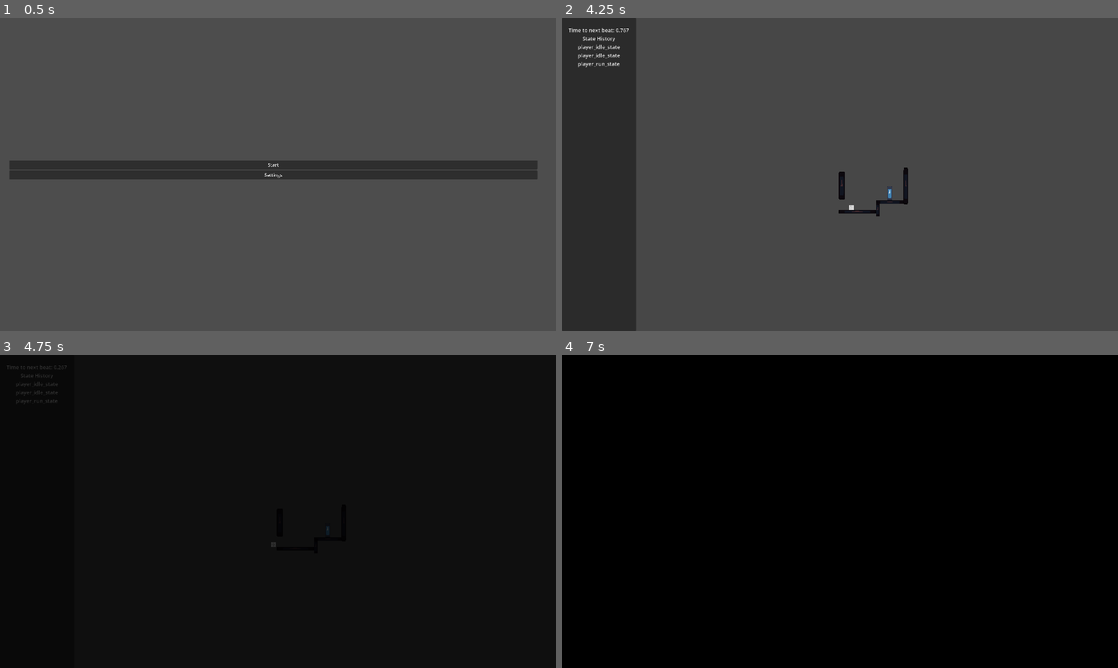
Above: before the commit, frames 1-4 (two rows, left to right).
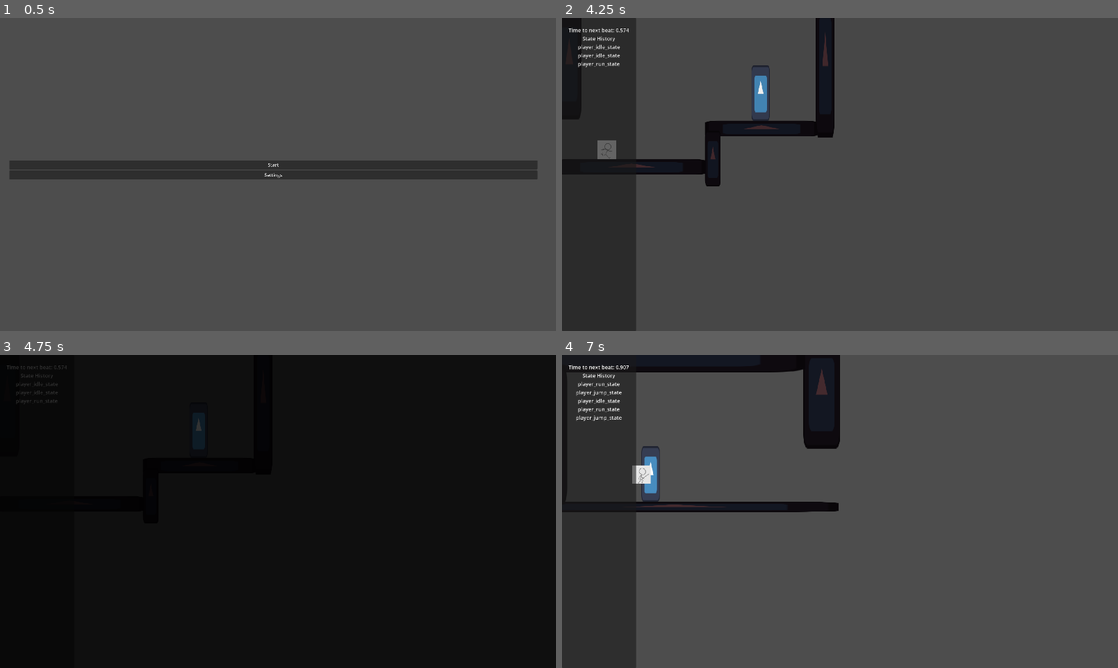
Above: after the commit, the same moments.

Repository: veggie-works/star-gazer
Game: Godot game, scene res://scenes/main.tscn
Same seed, same stepped clock (60 frames per second), same inputs: the game is played once before the commit and once after it. The engine's default icon, where the game draws it, is replaced by a stand-in: a white triangle on a blue panel in a dark square. Sound files missing from this copy of the repository are replaced by a short silence.
Inputs (mouse positions are in pixels of both pictures, inside the frame that each line leads up to):
- Up to frame 1 (0.5 s): no input
- Up to frame 2 (4.25 s): click "Start" at 0.5 s; tap Enter at 1.25 s; move the mouse to (962, 158) at 1.27 s; hold Right (move_right) 1.28-2.03 s; hold X (attack) 1.28-2.03 s; click (962, 158) at 1.42 s; tap Z (jump) at 1.52, 2.27, 3.77 s; tap Shift (dash) at 1.55, 2.1, 3.05, 3.6 s; move the mouse to (728, 190) at 2.02 s; hold Left (move_left) 2.03-2.78 s; tap X (attack) at 2.3, 3.8 s; move the mouse to (895, 105) at 2.77 s; hold X (attack) 2.78-3.53 s; hold Right (move_right) from 2.78 s (still down); move the mouse to (812, 237) at 3.52 s; click (812, 237) at 3.67 s
- Up to frame 3 (4.75 s): move the mouse to (444, 558) at 4.27 s; release Right (move_right) at 4.28 s; hold Left (move_left) from 4.28 s (still down); hold X (attack) from 4.28 s (still down); tap Z (jump) at 4.52 s; tap Shift (dash) at 4.55 s
- Up to frame 4 (7 s): move the mouse to (673, 464) at 5.02 s; release X (attack) at 5.03 s; tap Shift (dash) at 5.1, 6.05, 6.6 s; tap Z (jump) at 5.27, 6.77 s; tap X (attack) at 5.3, 6.8 s; move the mouse to (867, 511) at 5.77 s; hold X (attack) 5.78-6.53 s; click (867, 511) at 5.92 s; move the mouse to (756, 433) at 6.52 s; release Left (move_left) at 6.53 s; hold Right (move_right) from 6.53 s (still down)

Frame 1 is identical in both runs. In frame 2, 5.0% of the frame differs, in the area x 0-63%, y 0-64%; in frame 3, less than 0.1%; in frame 4, 97%, in the area x 0-100%, y 0-100%.

Commit message:
Color key shader, beat manager logic moved to audio manager

Diff:
--- a/project.godot
+++ b/project.godot
@@ -23,7 +23,6 @@
 SceneManager="*res://scenes/autoload/scene_manager/scene_manager.tscn"
 UIManager="*res://scenes/ui/ui_manager.tscn"
 AudioManager="*res://scenes/audio/audio_manager.tscn"
-BeatManager="*res://scenes/autoload/beat_manager/beat_manager.tscn"
 
 [display]
 
--- a/resources/music_tracks/level1.tres
+++ b/resources/music_tracks/level1.tres
@@ -4,6 +4,7 @@
 [ext_resource type="Script" path="res://scenes/audio/music_track.gd" id="1_yy4au"]
 
 [resource]
+resource_local_to_scene = true
 script = ExtResource("1_yy4au")
 bpm = 90
 music_clip = ExtResource("1_t272k")
--- a/resources/shaders/blur.gdshader
+++ b/resources/shaders/blur.gdshader
@@ -10,8 +10,7 @@
 uniform float blur_radius: hint_range(1, 15) = 1;
 
 // Calculates the Gaussian of the given x and y
-float gaussian(float x, float y)
-{
+float gaussian(float x, float y) {
 	float sigma_squared = sigma * sigma;
 	float amplitude = 1.0 / (TAU * sigma_squared);
 	float exponent = -((x * x) + (y * y)) / (2.0 * sigma_squared);
@@ -33,15 +32,12 @@
 	return color;
 }
 
-void fragment()
-{
+void fragment() {
 	float total_weight = 0.0;
 	vec4 color = vec4(0.0);
 
-	for (float x = -(blur_radius - 1.0) / 2.0; x <= (blur_radius - 1.0) / 2.0; x++)
-	{
-		for (float y = -(blur_radius - 1.0) / 2.0; y <= (blur_radius - 1.0) / 2.0; y++)
-		{
+	for (float x = -(blur_radius - 1.0) / 2.0; x <= (blur_radius - 1.0) / 2.0; x++) {
+		for (float y = -(blur_radius - 1.0) / 2.0; y <= (blur_radius - 1.0) / 2.0; y++) {
 			vec2 uv = vec2(SCREEN_UV.x + (x * TEXTURE_PIXEL_SIZE.x), SCREEN_UV.y + (y * TEXTURE_PIXEL_SIZE.y));
 			float weight = gaussian(uv.x, uv.y);
 			vec4 pixel_color = texture(input_texture, uv);
--- /dev/null
+++ b/resources/shaders/color_key.gdshader
@@ -0,0 +1,19 @@
+shader_type canvas_item;
+
+// The color of the pixels to be replaced
+uniform vec3 key_color: source_color = vec3(1.0, 0.0, 1.0);
+// The color to replace the keyed pixels with
+uniform vec3 replace_color: source_color = vec3(1.0);
+
+void vertex() {
+	// Called for every vertex the material is visible on.
+}
+
+void fragment() {
+	vec4 color = texture(TEXTURE, UV);
+	if (color.rgb == key_color) {
+		COLOR = vec4(replace_color, 1.0);
+	} else {
+		COLOR = color;
+	}
+}
--- a/resources/shaders/outline.gdshader
+++ b/resources/shaders/outline.gdshader
@@ -3,8 +3,7 @@
 uniform vec4 line_color: source_color = vec4(1.0);
 uniform float line_thickness : hint_range(0, 25) = 1.0;
 
-void fragment()
-{
+void fragment() {
 	vec4 color = texture(TEXTURE, UV);
 
 	vec2 size = TEXTURE_PIXEL_SIZE * line_thickness / 2.0;
--- a/scenes/actors/grounded/player/player.tscn
+++ b/scenes/actors/grounded/player/player.tscn
@@ -9,6 +9,7 @@
 [ext_resource type="Texture2D" uid="uid://enyiaq7jeojg" path="res://assets/art/actors/player/run3.png" id="7_fjjlt"]
 [ext_resource type="Texture2D" uid="uid://jga4ofmoqxd6" path="res://assets/art/actors/player/run4.png" id="8_1sfcy"]
 [ext_resource type="Texture2D" uid="uid://bxcdsdwsea3h4" path="res://assets/art/actors/player/run5.png" id="9_1urep"]
+[ext_resource type="Shader" path="res://resources/shaders/color_key.gdshader" id="10_6bfho"]
 [ext_resource type="Script" path="res://scripts/fsm/actors/player/player_fsm.gd" id="10_q18np"]
 [ext_resource type="PackedScene" uid="uid://06uoxxol0swb" path="res://scenes/fsm/actors/player/player_idle_state.tscn" id="11_pg318"]
 [ext_resource type="PackedScene" uid="uid://b7he7bgi1ixkc" path="res://scenes/fsm/actors/player/player_jump_state.tscn" id="12_6obo7"]
@@ -52,6 +53,11 @@
 "run": SubResource("Animation_umav7")
 }
 
+[sub_resource type="ShaderMaterial" id="ShaderMaterial_q0ik5"]
+shader = ExtResource("10_6bfho")
+shader_parameter/key_color = Color(0.901961, 0.901961, 0.901961, 1)
+shader_parameter/replace_color = Color(0.392157, 0.627451, 1, 1)
+
 [sub_resource type="RectangleShape2D" id="RectangleShape2D_4dbvw"]
 size = Vector2(64, 64)
 
@@ -69,6 +75,7 @@
 }
 
 [node name="sprite" parent="." index="1"]
+material = SubResource("ShaderMaterial_q0ik5")
 texture = ExtResource("3_ud3uo")
 
 [node name="collision" parent="." index="2"]
--- a/scenes/audio/audio_manager.tscn
+++ b/scenes/audio/audio_manager.tscn
@@ -1,10 +1,15 @@
-[gd_scene load_steps=2 format=3 uid="uid://dnhsbjoa2n44e"]
+[gd_scene load_steps=3 format=3 uid="uid://dnhsbjoa2n44e"]
 
 [ext_resource type="Script" path="res://scripts/autoload/audio_manager/audio_manager.gd" id="1_us30y"]
+[ext_resource type="PackedScene" uid="uid://cv1s172jl6jpm" path="res://scenes/audio/audio_player.tscn" id="2_yi06v"]
 
 [node name="audio_manager" type="Node"]
 script = ExtResource("1_us30y")
+audio_player_prefab = ExtResource("2_yi06v")
 
 [node name="current_music_player" type="AudioStreamPlayer2D" parent="."]
 
 [node name="upcoming_music_player" type="AudioStreamPlayer2D" parent="."]
+
+[connection signal="finished" from="current_music_player" to="." method="_on_current_music_player_finished"]
+[connection signal="finished" from="upcoming_music_player" to="." method="_on_upcoming_music_player_finished"]
--- a/scenes/autoload/beat_manager/beat_manager.tscn
+++ /dev/null
@@ -1,11 +0,0 @@
-[gd_scene load_steps=2 format=3 uid="uid://c0846fym352fh"]
-
-[ext_resource type="Script" path="res://scripts/autoload/beat_manager/beat_manager.gd" id="1_jdjkt"]
-
-[node name="beat_manager" type="Node"]
-script = ExtResource("1_jdjkt")
-
-[node name="beat_timer" type="Timer" parent="."]
-autostart = true
-
-[connection signal="timeout" from="beat_timer" to="." method="_on_beat_timer_timeout"]
--- a/scenes/levels/level0.tscn
+++ b/scenes/levels/level0.tscn
@@ -18,7 +18,6 @@
 scale = Vector2(1, 2.8)
 target_scene = "res://scenes/levels/level1.tscn"
 target_name = "door_left"
-enter_direction = null
 
 [node name="save_point" parent="." index="2" instance=ExtResource("4_ky82b")]
 position = Vector2(306, 475)
--- a/scenes/levels/level1.tscn
+++ b/scenes/levels/level1.tscn
@@ -53,7 +53,4 @@
 shape = SubResource("RectangleShape2D_g5rkf")
 disabled = true
 
-[node name="Camera2D" type="Camera2D" parent="." index="8"]
-zoom = Vector2(0.25, 0.25)
-
 [connection signal="body_entered" from="jump_trigger" to="jump_trigger" method="_on_body_entered"]
--- a/scripts/actors/grounded/player/player.gd
+++ b/scripts/actors/grounded/player/player.gd
@@ -30,25 +30,6 @@
 	update_coyote_time()
 	super._process(delta)
 
-	if is_colliding_with_wall():
-		print("colliding with wall")
-
-func _input(event: InputEvent) -> void:
-	check_perfect_inputs(event)
-
-## Check whether a perfect input has been executed
-func check_perfect_inputs(event: InputEvent) -> void:
-	if event.is_action_pressed("attack"):
-		if BeatManager.time_to_next_beat <= BeatManager.PERFECT_ATTACK_WINDOW:
-			pass # TODO: perfect attack
-		else:
-			pass # TODO: normal attack
-	elif event.is_action_pressed("dash"):
-		if BeatManager.time_to_next_beat <= BeatManager.PERFECT_DASH_WINDOW:
-			pass # TODO: perfect dash
-		else:
-			pass # TODO: normal dash
-
 ## Update whether coyote time should start
 func update_coyote_time() -> void:
 	if was_grounded and not is_grounded() and velocity.y >= 0 and not InputManager.is_buffered("jump"):
--- a/scripts/autoload/audio_manager/audio_manager.gd
+++ b/scripts/autoload/audio_manager/audio_manager.gd
@@ -1,4 +1,13 @@
 extends Node
+
+## The window of time in which a perfect attack may be executed
+const PERFECT_ATTACK_WINDOW: float = 0.15
+## The window of time in which a perfect dash may be executed
+const PERFECT_DODGE_WINDOW: float = 0.2
+## The window of time in which a perfect parry may be executed
+const PERFECT_PARRY_WINDOW: float = 0.1
+## The window of time in which the player may recover from an attack
+const PERFECT_RECOVERY_WINDOW: float = 0.15
 
 ## The prefab to instantiate when playing a one shot clip
 @export var audio_player_prefab: PackedScene
@@ -7,6 +16,40 @@
 @onready var current_music_player: AudioStreamPlayer2D = $current_music_player
 ## The audio stream player of the upcoming music track, fades in from current track
 @onready var upcoming_music_player: AudioStreamPlayer2D = $upcoming_music_player
+
+## Emitted when the music reaches a downbeat
+signal downbeat
+
+## The currently playing music track
+var current_track: MusicTrack
+
+## The number of beats into the current track in the previous frame
+var previous_beats_played: int
+## The number of beats into the current track
+var beats_played: int
+
+## Time to the next beat of the current song
+var time_to_next_beat: float:
+	get:
+		if current_track == null:
+			return INF
+		var sec_per_beat: float = 60.0 / current_track.bpm
+		var sec: float = current_music_player.get_playback_position()
+		return sec_per_beat - fposmod(sec, sec_per_beat)
+
+func _process(delta: float) -> void:
+	check_downbeat()
+
+## Check whether to emit the downbeat signal
+func check_downbeat() -> void:
+	if current_track == null:
+		return
+	var sec_per_beat: float = 60.0 / current_track.bpm
+	var sec: float = current_music_player.get_playback_position()
+	previous_beats_played = beats_played
+	beats_played = floor(sec / sec_per_beat)
+	if previous_beats_played != beats_played:
+		downbeat.emit()
 
 ## Play a one shot audio clip
 func play_clip(clip: AudioStream) -> void:
@@ -17,14 +60,15 @@
 	audio_player.play()
 
 ## Play a music track, fading out from the current track into the new track
-func play_music(track: MusicTrack, fade_time: float = 5) -> void:
-	# Immediately play music if nothing is currently playing
-	if current_music_player.stream == null:
+func play_music(track: MusicTrack, fade_time: float = 5, immediate: bool = false) -> void:
+	# Immediately play music if nothing is currently playing (or if immediate specified)
+	current_track = track
+	if current_music_player.stream == null or immediate:
 		current_music_player.set_stream(track.music_clip)
 		current_music_player.play()
 		return
 	# Don't fade in and out of the same music track
-	elif current_music_player.stream != null and track.music_clip.resource_path == current_music_player.stream.resource_path:
+	elif (current_music_player.stream != null and track.music_clip.resource_path == current_music_player.stream.resource_path):
 		return
 	upcoming_music_player.set_stream(track.music_clip)
 	upcoming_music_player.play(current_music_player.get_playback_position())
@@ -37,3 +81,17 @@
 		upcoming_music_player.stop())
 	volume_tween.tween_property(current_music_player, "volume_db", -32, fade_time).from_current().set_trans(Tween.TRANS_CUBIC)
 	volume_tween.parallel().tween_property(upcoming_music_player, "volume_db", 0, fade_time).from_current().set_trans(Tween.TRANS_CUBIC)
+
+## Stop the currently playing music
+func stop_music() -> void:
+	current_music_player.stop()
+	current_music_player.stream = null
+	upcoming_music_player.stop()
+	upcoming_music_player.stream = null
+	current_track = null
+
+func _on_current_music_player_finished() -> void:
+	current_music_player.play()
+
+func _on_upcoming_music_player_finished() -> void:
+	upcoming_music_player.play()
--- a/scripts/autoload/beat_manager/beat_manager.gd
+++ /dev/null
@@ -1,23 +0,0 @@
-## Manages the game's musical heartbeat
-extends Node
-
-## The window of time in which a perfect attack may be executed
-const PERFECT_ATTACK_WINDOW: float = 0.15
-## The window of time in which a perfect dash may be executed
-const PERFECT_DASH_WINDOW: float = 0.2
-## The window of time in which a perfect parry may be executed
-const PERFECT_PARRY_WINDOW: float = 0.1
-
-## The timer that controls the music beat
-@onready var beat_timer: Timer = $beat_timer
-
-## Emitted when a beat plays
-signal beat
-
-## The amount of time left before the next beat
-var time_to_next_beat: float:
-	get:
-		return beat_timer.time_left
-
-func _on_beat_timer_timeout() -> void:
-	beat.emit()
--- a/scripts/fsm/actors/player/player_fsm.gd
+++ b/scripts/fsm/actors/player/player_fsm.gd
@@ -3,3 +3,16 @@
 
 func _input(event: InputEvent) -> void:
 	current_state.input(event)
+
+## Check whether a perfect input has been executed
+func check_perfect_inputs(event: InputEvent) -> void:
+	if event.is_action_pressed("attack"):
+		if AudioManager.time_to_next_beat <= AudioManager.PERFECT_ATTACK_WINDOW:
+			pass # TODO: perfect attack
+		else:
+			pass # TODO: normal attack
+	elif event.is_action_pressed("dash"):
+		if AudioManager.time_to_next_beat <= AudioManager.PERFECT_DASH_WINDOW:
+			pass # TODO: perfect dash
+		else:
+			pass # TODO: normal dash
--- a/scripts/ui/debug_panel/debug_panel.gd
+++ b/scripts/ui/debug_panel/debug_panel.gd
@@ -19,7 +19,7 @@
 		Time to next beat: %0.3f
 		%s
 	""" % \
-	[BeatManager.time_to_next_beat, format_state_history()]
+	[AudioManager.time_to_next_beat, format_state_history()]
 
 func format_state_history() -> String:
 	var history_string: String = """State History"""
Not shown: 1 places in scenes/actors/grounded/player/player.tscn that only renumber resources
